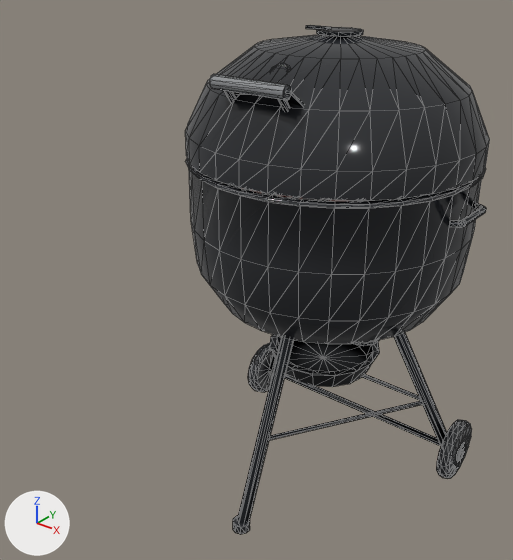
The glTF model web/public/assets/models/outdoor/grill.glb: old version first, new version second.
The view is the same before and after, from a 50 mm lens placed at (0.778, -1.228, 1.209), pointed at (-0.111, -0.116, 0.519). Lighting does not change. The marker at lower left points along +X, +Y and +Z. The older version comes first. Mesh edges are drawn as thin lines. Where no turn or scale is listed for an object, it has been applied to the vertices. Vertices at exactly the same position are counted once.

Objects in the first picture: 'kettle', 'lid'.
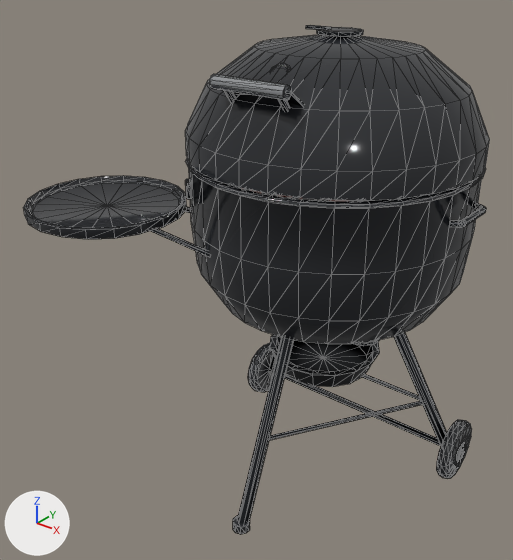
Pixel boxes (x1, y1, x2, y2) of what changed, in the pictures (513 x 560 px):
'kettle', reshaped (54% wider)
    before: (186, 158, 486, 534)
    after: (23, 158, 486, 534)
part 1 of me_kettle, added
    after: (23, 176, 187, 239)
part 2 of me_kettle, added
    after: (185, 179, 191, 199)
part 3 of me_kettle, added
    after: (151, 229, 208, 256)
part 4 of me_kettle, edited (looks the same)
    both: (186, 158, 469, 478)

The change, as a list of edits to the scene's bpy script:
```text
Change me_kettle:
    used by ob_kettle; location = (0.0, 0.0, 0.005)
    remove me_kettle.from_pydata(...)  # 1803 vertices, 3406 faces; spans x -0.32..0.32, y -0.33..0.306, z -0.005..0.801
    add me_kettle.from_pydata(...)  # 1763 vertices, 3330 faces; spans x -0.498..0.32, y -0.498..0.306, z -0.005..0.793
    me_kettle part 1: a new loose piece of 122 vertices spanning x -0.498..-0.168, y -0.498..-0.168, z 0.688..0.714, in mat_kettle
    me_kettle part 2: a new loose piece of 24 vertices spanning x -0.233..-0.194, y -0.233..-0.194, z 0.715..0.745, in mat_grate
    me_kettle part 3
    6 vertices are added at (-0.235, -0.336, 0.692), (-0.234, -0.341, 0.689), (-0.236, -0.342, 0.683), (-0.239, -0.338, 0.68), (-0.24, -0.333, 0.683), (-0.238, -0.332, 0.689)
    6 new vertices lie (0.133, 0.066, -0.056) away from vertices in x -0.24..-0.234, y -0.342..-0.332, z 0.68..0.692
    20 new faces join them, mat_grate
    me_kettle part 4: 636 kept faces spanning x -0.32..0.31, y -0.316..0.298, z -0.005..0.793 get new vertex colours
    other edits to the shape of me_kettle do not show in these pictures
    remove me_kettle.materials.append(mat_burger)
    remove me_kettle.materials.append(mat_sausage)
```
